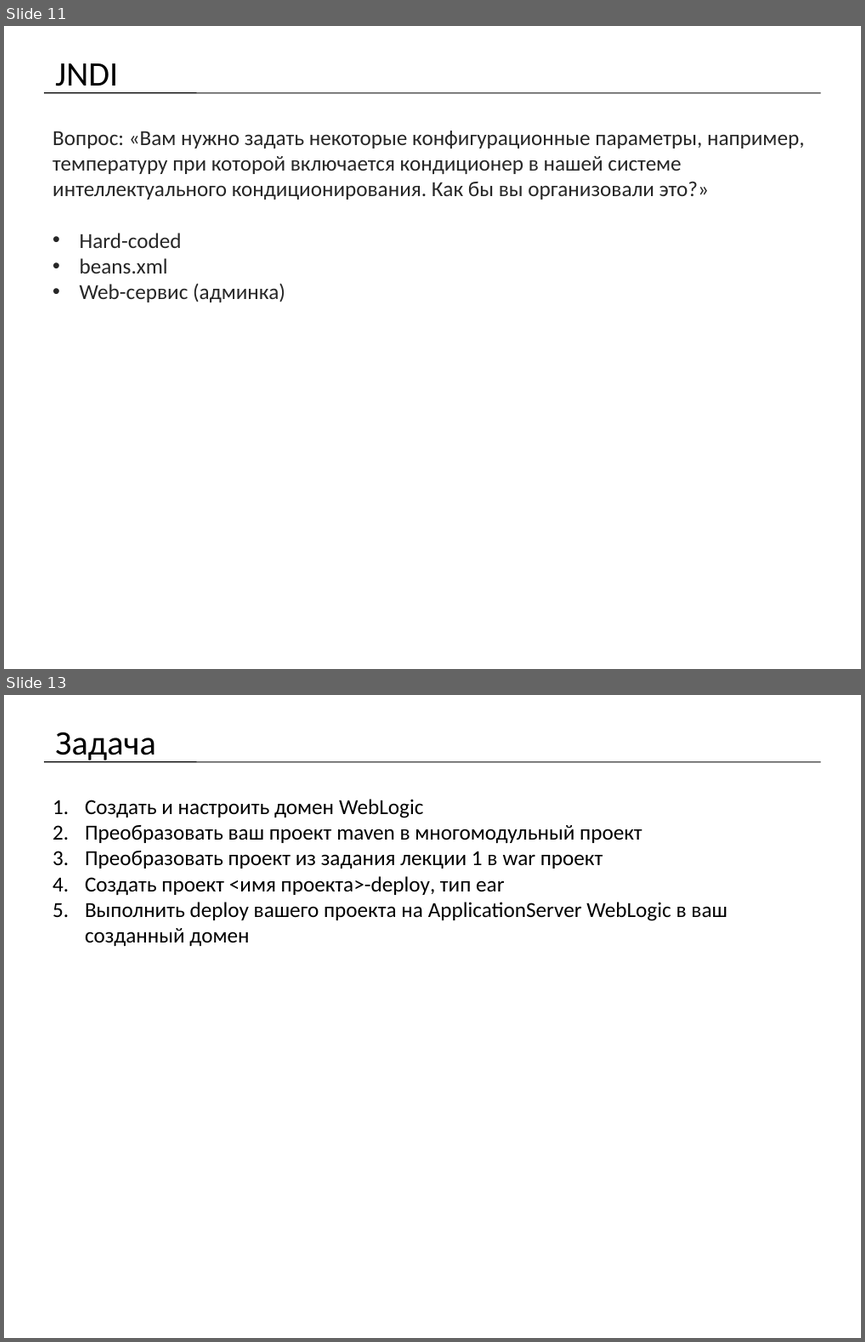
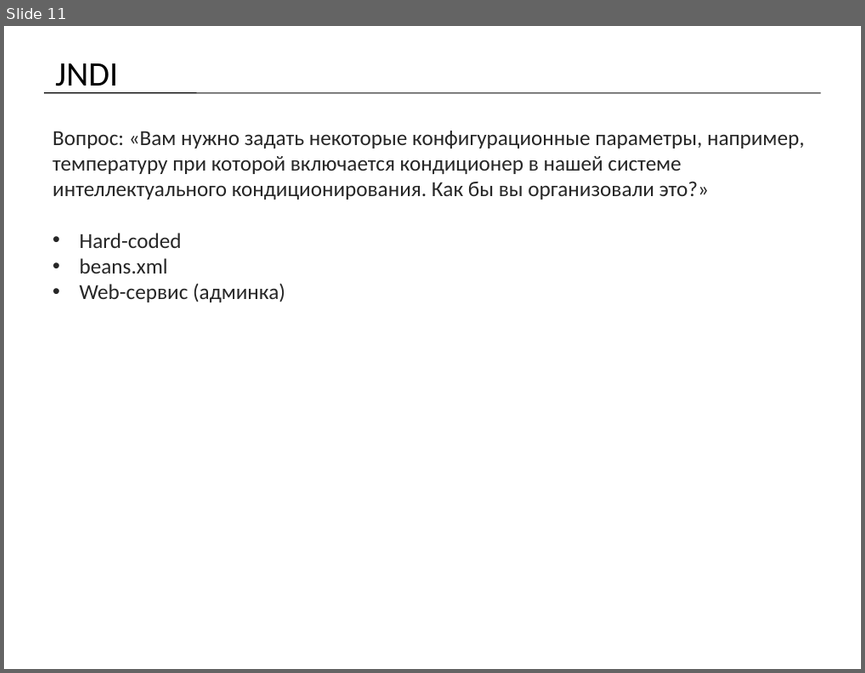
Before and after one commit to mrdekk/j2ee_course, a slide deck: lectures/j2ee. Lecture 3.pptx. Shown one above the other, each under a label of ours: slides 11 and 13 before the commit, slide 11 after it; the slides between them are not shown. The pictures are 865x1342 and 865x673 pixels, drawn with LibreOffice and Linux fonts; fonts in the diff are those of the drawing. Boxes give left, top, right and bottom in pixels: in the first picture for what was removed or moved away, otherwise in the second. Text is boxed around its words. In the diff, an @@ line names an element or a change of style, - is before the commit and + after.

Commit message:
change: доделана презентация для лекции 3

```diff
--- a/lectures/j2ee. Lecture 3.pptx
+++ b/lectures/j2ee. Lecture 3.pptx
@@ slide 13 removed at (4,695,861,1338), background #FFFFFF @@
@@ title removed at (55,732,155,763) @@
-Задача
@@ line removed from (44, 762) to (821, 762) @@
@@ text removed at (85,799,726,946) @@
-1. Создать и настроить домен WebLogic
-2. Преобразовать ваш проект maven в многомодульный проект
-3. Преобразовать проект из задания лекции 1 в war проект
-4. Создать проект <имя проекта>-deploy, тип ear
-5. Выполнить deploy вашего проекта на ApplicationServer WebLogic в ваш созданный домен
```
Also in this commit, not shown: 1 slide changed, 5 slides added.
